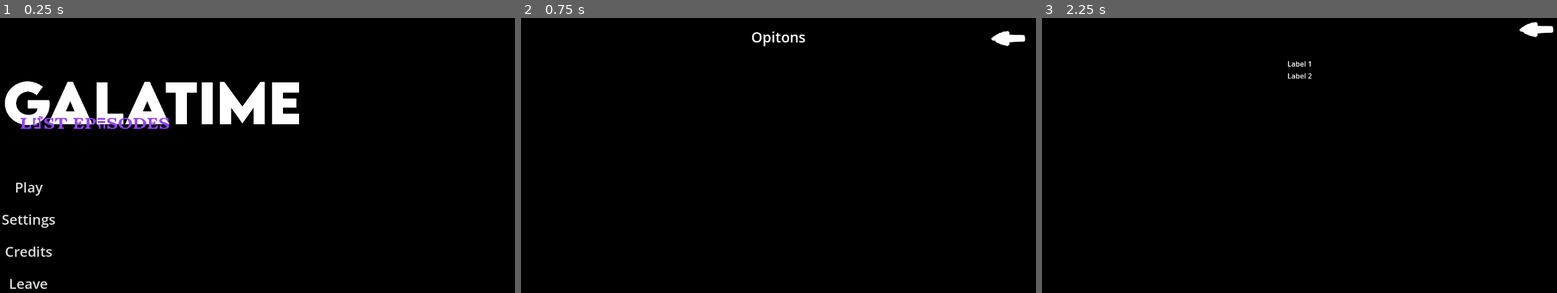
Above: before the commit, frames 1-3 (left to right).
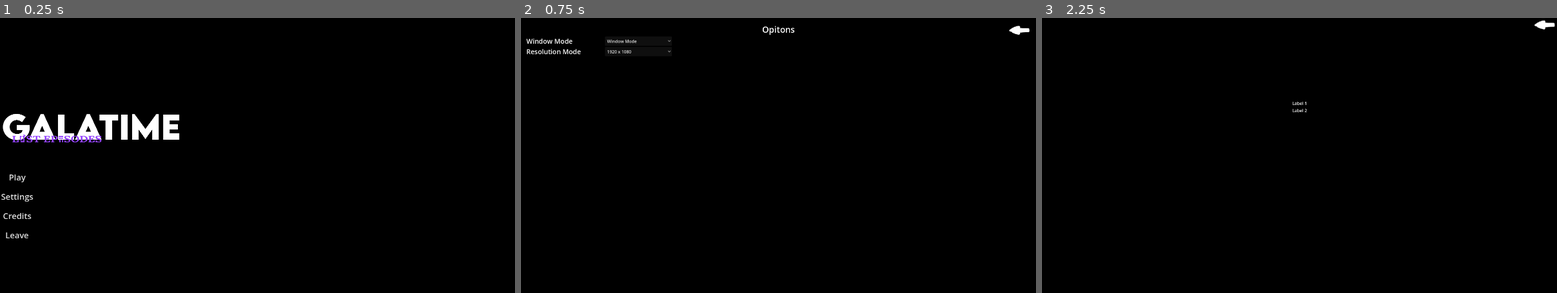
Above: after the commit, the same moments.

Repository: GalaTime-Team/galatime-lost-episodes
Game: Godot game, scene res://Interface/menu.tscn
The game is run twice, just before and just after one commit, with the same random seed, the same clock (stepped at 60 frames per second) and the same inputs.
Inputs (mouse positions are in pixels of both pictures, inside the frame that each line leads up to; where the layout moved, square brackets give the same spot in the first picture):
- Up to frame 1 (0.25 s): no input
- Up to frame 2 (0.75 s): click "Settings" at 0.5 s
- Up to frame 3 (2.25 s): click (1541, 31) [1531, 40] at 1.25 s; click "Credits" at 2 s

The runs differ from the first frame. In frame 1, 7.3% of the frame differs, in the area x 0-59%, y 22-99%; in frame 2, 0.9%; in frame 3, 0.4%.

Commit message:
window e resolução concluida
muitas resoluções e 3 opções de window

Diff:
--- a/Interface/settings.tscn
+++ b/Interface/settings.tscn
@@ -46,6 +46,33 @@
 horizontal_alignment = 1
 vertical_alignment = 1
 
+[node name="WindowMode" type="HBoxContainer" parent="MarginContainer/VBoxContainer"]
+layout_mode = 2
+size_flags_vertical = 0
+theme_override_constants/separation = 120
+
+[node name="Label" type="Label" parent="MarginContainer/VBoxContainer/WindowMode"]
+layout_mode = 2
+theme_override_font_sizes/font_size = 25
+text = "Window Mode"
+
+[node name="Window_button" type="OptionButton" parent="MarginContainer/VBoxContainer/WindowMode"]
+custom_minimum_size = Vector2(250, 0)
+layout_mode = 2
+
+[node name="ResolutionMode" type="HBoxContainer" parent="MarginContainer/VBoxContainer"]
+layout_mode = 2
+theme_override_constants/separation = 90
+
+[node name="Label" type="Label" parent="MarginContainer/VBoxContainer/ResolutionMode"]
+layout_mode = 2
+theme_override_font_sizes/font_size = 25
+text = "Resolution Mode"
+
+[node name="Res_button" type="OptionButton" parent="MarginContainer/VBoxContainer/ResolutionMode"]
+custom_minimum_size = Vector2(250, 0)
+layout_mode = 2
+
 [node name="Back" type="Button" parent="MarginContainer" groups=["button"]]
 layout_mode = 2
 size_flags_horizontal = 8
--- a/Script/menu.gd
+++ b/Script/menu.gd
@@ -22,14 +22,14 @@
 	settings.visible = true
 
 func handle_connecting_signal() -> void:
-	settings.back_setting_menu.connect(on_back_setting_menu)
+	settings.back_setting_menu.connect(on_back_setting_menu) #Conectar com a func do settings
 # Função para mudar de cena
 func on_button_pressed(button: Button) -> void:
 	match button.name:
 		"Play":
 			var _game: bool = get_tree().change_scene_to_file("res://Interface/play1.tscn")
 		"Settings":
-			on_settings_pressed()
+			on_settings_pressed() #mostrar os settings atraves do settings.set_process(true)
 		"Credits":
 			var _credits: bool = get_tree().change_scene_to_file("res://Interface/tela_creditos.tscn")
 		"Leave":
--- a/Script/settings.gd
+++ b/Script/settings.gd
@@ -2,14 +2,65 @@
 extends Control
 
 @onready var back_button = $MarginContainer/Back as Button
+@onready var window_button = $MarginContainer/VBoxContainer/WindowMode/Window_button as OptionButton
+@onready var res_button = $MarginContainer/VBoxContainer/ResolutionMode/Res_button as OptionButton
+
+const RESOLUTION_MODE_DICTIONARY : Dictionary  = {
+	"1920 x 1080" : Vector2i(1920, 1080),
+	"1680 x 1050" : Vector2i(1680, 1050),
+	"1600 x 900" : Vector2i(1600, 900),
+	"1440 x 900" : Vector2i(1440, 900),
+	"1366 x 768" : Vector2i(1366, 768),
+	"1280 x 1024" : Vector2i(1280, 1024),
+	"1280 x 800" : Vector2i(1280, 800),
+	"1280 x 720" : Vector2i(1280, 720),
+	"1024 x 768" : Vector2i(1024, 768),
+	"640 x 480" : Vector2i(640, 480),
+	"640 x 360" : Vector2i(640, 360),
+	"320 x 240" : Vector2i(320, 240)
+}
+
+const WINDOW_MODE_ARRAY : Array[String] = [
+	"Window Mode",
+	"Full-Screen",
+	"Borderless Window",
+]
 
 signal back_setting_menu
 
 # Função chamada quando a cena entra pela primeira vez
 func _ready() -> void:
+	add_window_mode_items()
+	add_res_mode_items()
+	res_button.item_selected.connect(on_res_mode_selected)
+	window_button.item_selected.connect(on_window_mode_selected)
 	back_button.button_down.connect(on_back_pressed)
 	set_process(false)
 
 func on_back_pressed() -> void:
 	back_setting_menu.emit()
 	set_process(false)
+
+func add_window_mode_items() -> void:
+	for window_mode in WINDOW_MODE_ARRAY:
+		window_button.add_item(window_mode)
+
+func add_res_mode_items() -> void:
+	for resolution_size_text in RESOLUTION_MODE_DICTIONARY:
+		res_button.add_item(resolution_size_text)
+
+func on_res_mode_selected(index : int) -> void:
+	DisplayServer.window_set_size(RESOLUTION_MODE_DICTIONARY.values()[index])
+
+
+func on_window_mode_selected(index : int) -> void:
+	match  index:
+		0: #Window Mode
+			DisplayServer.window_set_mode(DisplayServer.WINDOW_MODE_WINDOWED)
+			DisplayServer.window_set_flag(DisplayServer.WINDOW_FLAG_BORDERLESS, false)
+		1: #Full_Screen
+			DisplayServer.window_set_mode(DisplayServer.WINDOW_MODE_FULLSCREEN)
+			DisplayServer.window_set_flag(DisplayServer.WINDOW_FLAG_BORDERLESS, false)
+		2: #Borderless window
+			DisplayServer.window_set_mode(DisplayServer.WINDOW_MODE_WINDOWED)
+			DisplayServer.window_set_flag(DisplayServer.WINDOW_FLAG_BORDERLESS, true)
--- a/project.godot
+++ b/project.godot
@@ -18,3 +18,8 @@
 [autoload]
 
 Global="*res://Script/global.gd"
+
+[display]
+
+window/size/viewport_width=1920
+window/size/viewport_height=1080
